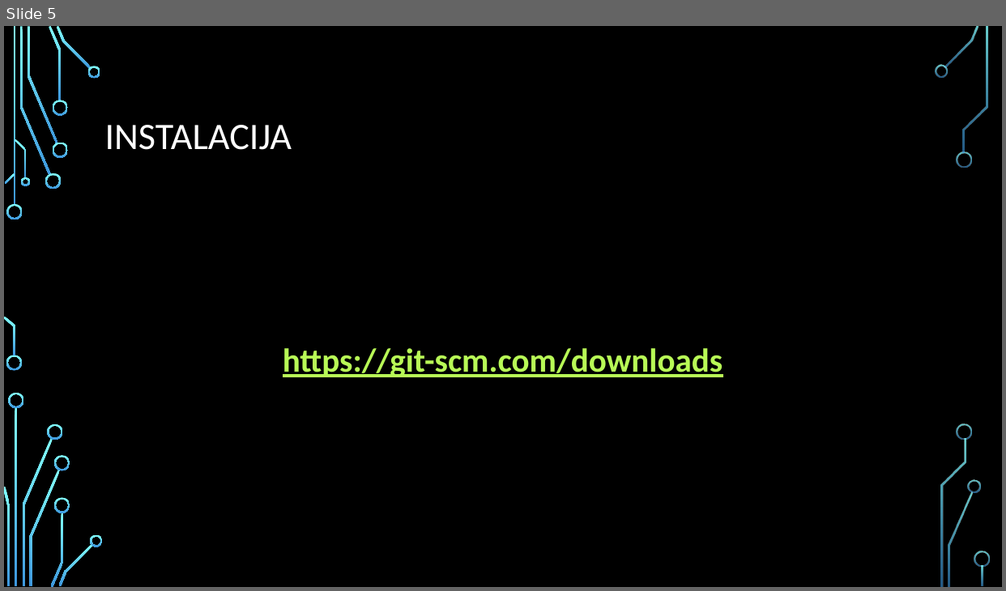
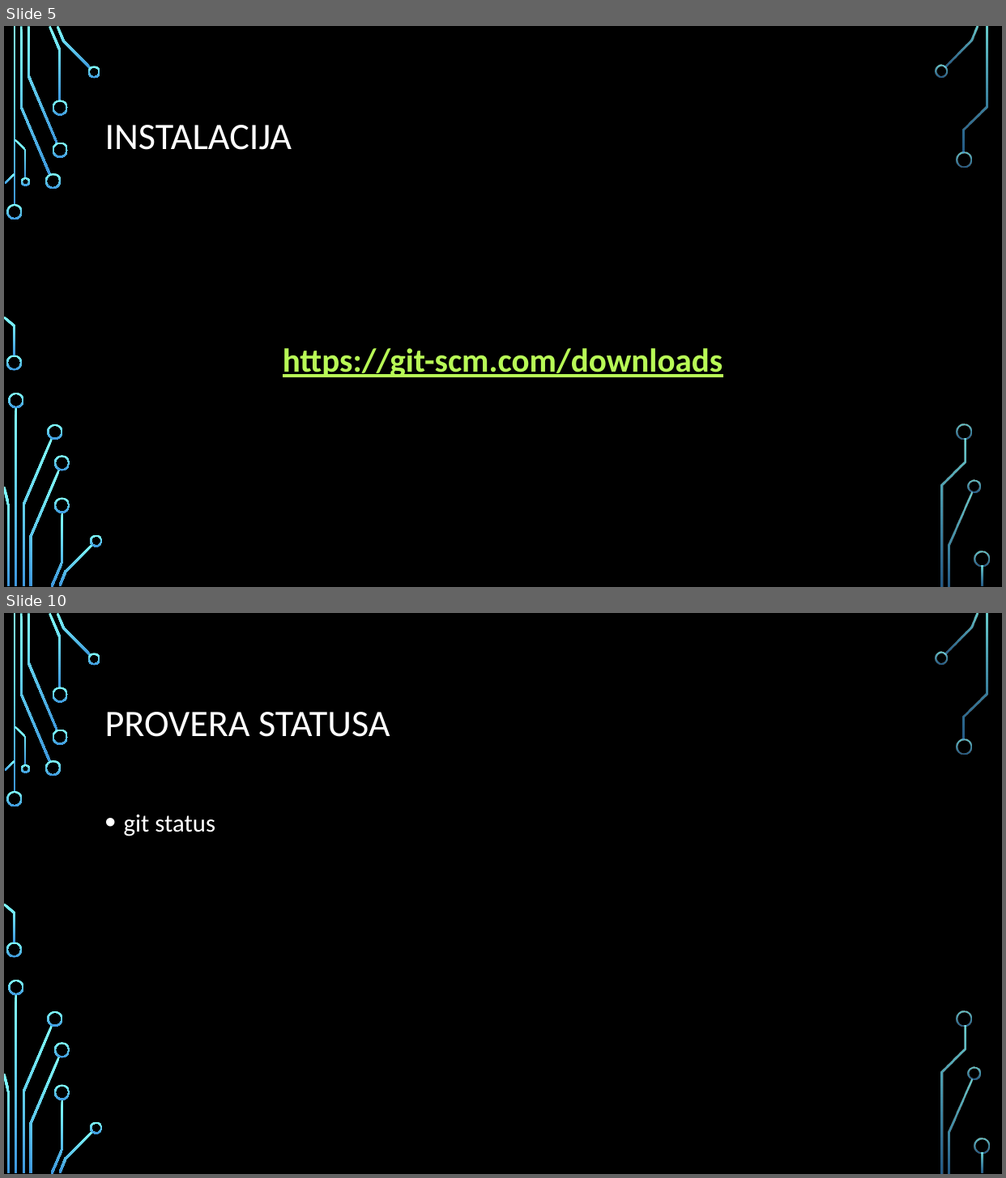
Before and after one commit to MihajloMilojevic/Sekcija, a slide deck: Git i github.pptx. Shown one above the other, each under a label of ours: slide 5 before the commit, slides 5 and 10 after it; the slides between them are not shown. The pictures are 1006x591 and 1006x1178 pixels, drawn with LibreOffice and Linux fonts; fonts in the diff are those of the drawing; background and template pictures are left out. Boxes give left, top, right and bottom in pixels: in the first picture for what was removed or moved away, otherwise in the second. Text is boxed around its words. In the diff, an @@ line names an element or a change of style, - is before the commit and + after.

```diff
--- a/Git i github.pptx
+++ b/Git i github.pptx
@@ slide 10 added at (4, 613, 1002, 1174), background picture (left out); not listed: 36 template elements that a slide beside it also shows @@
@@ title added at (105, 712, 390, 737), 36 pt, text #FFFFFF @@
+PROVERA STATUSA
@@ text added at (124, 815, 215, 837), 24 pt, text #FFFFFF @@
+• git status
```
Also in this commit, not shown: 25 other slides added.
